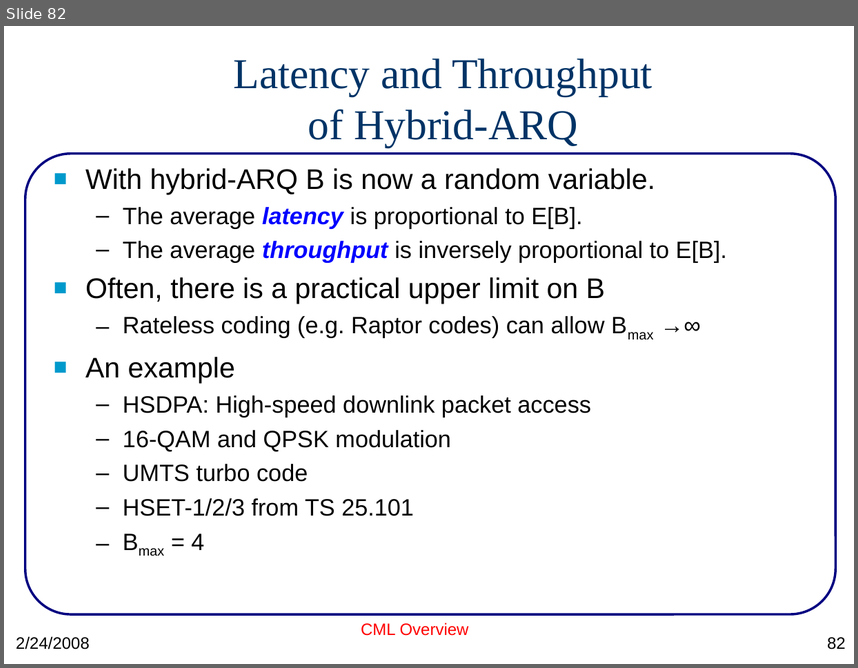
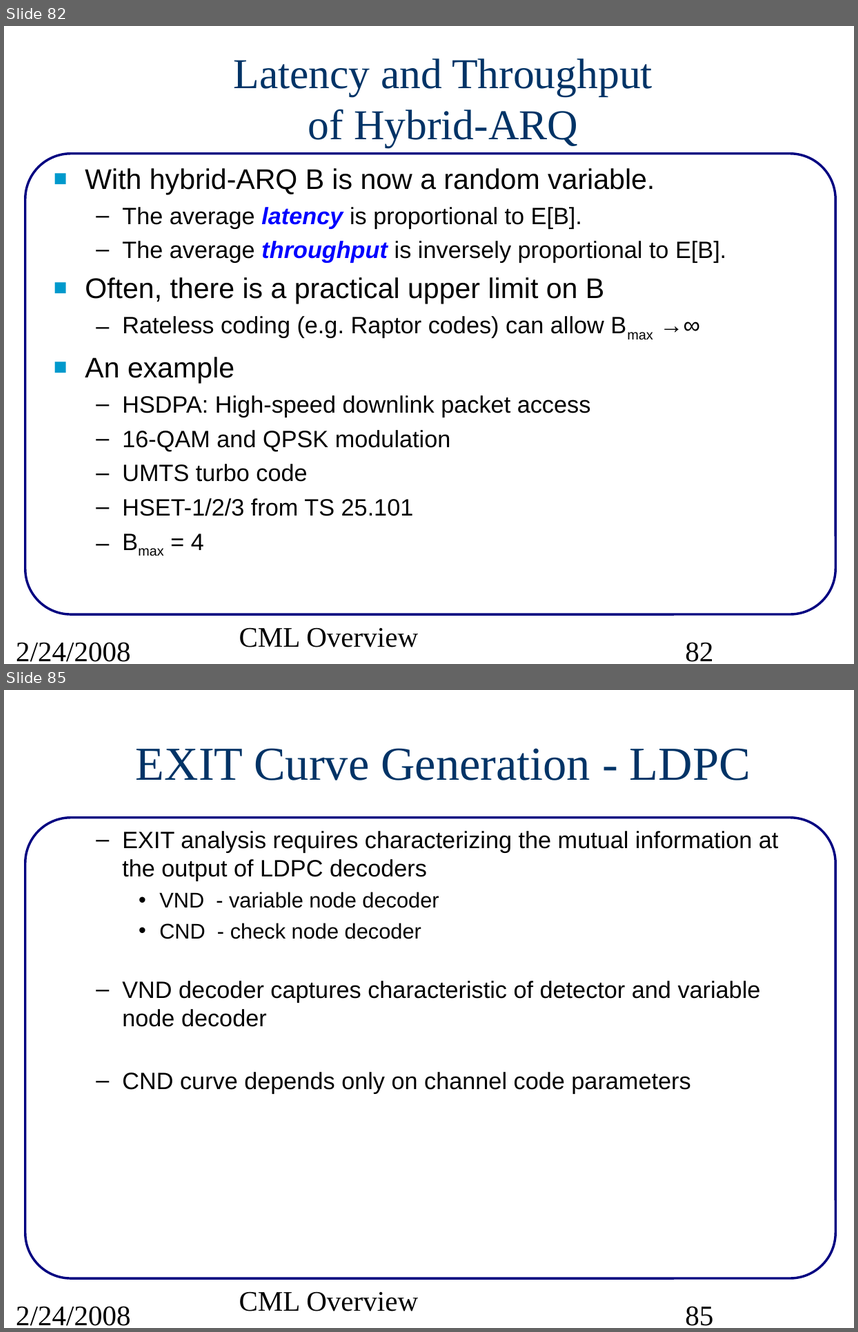
Before and after one commit to marcusmueller/iscml, a slide deck: pcs/projects/cml/doc/src/CMLoverview.ppt. Shown one above the other, each under a label of ours: slide 82 before the commit, slides 82 and 85 after it; the slides between them are not shown. The pictures are 858x668 and 858x1332 pixels, drawn with LibreOffice and Linux fonts; fonts in the diff are those of the drawing. Boxes give left, top, right and bottom in pixels: in the first picture for what was removed or moved away, otherwise in the second. Text is boxed around its words. In the diff, an @@ line names an element or a change of style, - is before the commit and + after.

Commit message:
fixed formatting in cml/doc/readme.pdf.  First draft of EXIT documentation in CMLoverview.ppt

```diff
--- a/pcs/projects/cml/doc/src/CMLoverview.ppt
+++ b/pcs/projects/cml/doc/src/CMLoverview.ppt
@@ slide 85 added at <box>4,690,854,1328</box>, background #FFFFFF; not listed: 1 template element that a slide beside it also shows @@
@@ title added at <box>136,748,751,780</box>, 40 pt, text #003366 @@
+EXIT Curve Generation - LDPC
@@ text added at <box>122,831,779,1093</box>, 20 pt, text #000000 @@
+  – EXIT analysis requires characterizing the mutual information at the output of LDPC decoders
+    • VND - variable node decoder
+    • CND - check node decoder
+  – VND decoder captures characteristic of detector and variable node decoder
+  – CND curve depends only on channel code parameters
@@ text added at <box>16,1305,131,1325</box>, 24 pt, text #000000 @@
+2/24/2008
@@ text added at <box>239,1291,418,1311</box>, 24 pt, text #000000 @@
+CML Overview
@@ page number added at <box>685,1305,713,1325</box>, 24 pt, text #000000 @@
+85
@@ slide 82 changed as well @@
@@ text "With hybrid-ARQ B is now ..." at <box>85,168,726,550</box>: indent changed @@
@@ text "CML Overview" at <box>239,627,418,647</box>: size 14 to 24 pt, font Arial to Times New Roman, text colour #FF0000 to #000000; alignment centre to left; less space between paragraphs @@
@@ text "2/24/2008" at <box>16,641,131,661</box>: size 14 to 24 pt, font Arial to Times New Roman; less space between paragraphs @@
@@ page number at <box>685,641,713,661</box>: size 14 to 24 pt, font Arial to Times New Roman; alignment right to left; less space between paragraphs @@
```
Also in this commit, not shown: 83 other slides changed, 7 other slides added, 2 other files.
